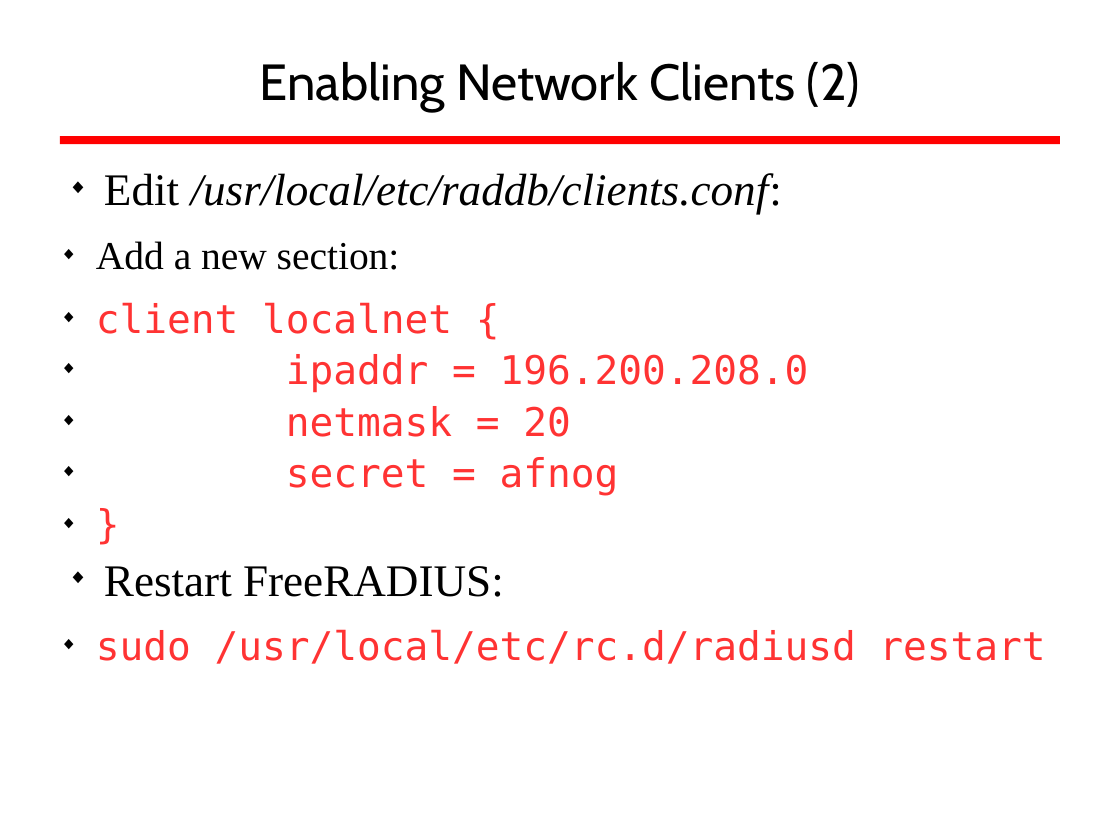
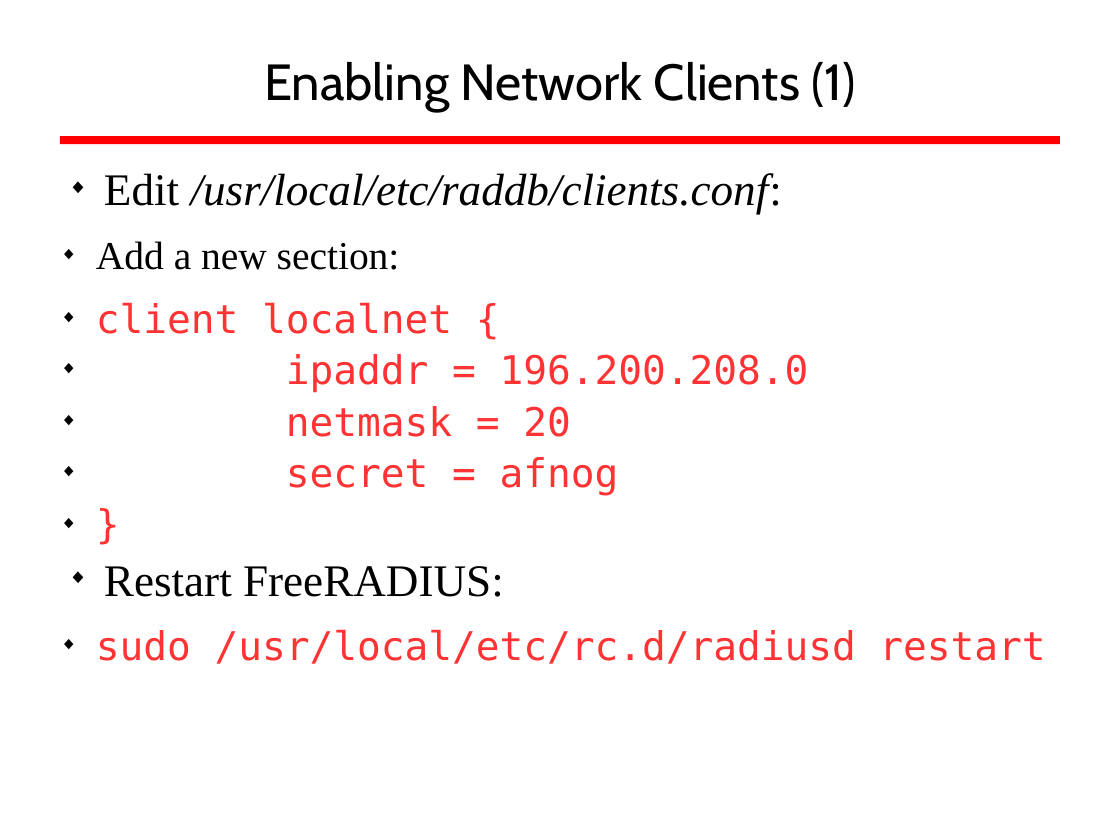
Before and after one commit to afnog/sse, a slide deck: slide 39 of radius/radius_presentation.odp. Drawn at 1120x840 pixels with LibreOffice and Linux fonts; fonts in the diff are those of the drawing; background and template pictures are left out. Boxes give left, top, right and bottom in pixels: in the first picture for what was removed or moved away, otherwise in the second. Text is boxed around its words. In the diff, an @@ line names an element or a change of style, - is before the commit and + after.

Commit message:
/ ‘radius/radius_presentation.odp’

```diff
--- a/radius/radius_presentation.odp
+++ b/radius/radius_presentation.odp
@@ title at box(264, 62, 856, 111): text changed @@
-Enabling Network Clients (2)
+Enabling Network Clients (1)
```
